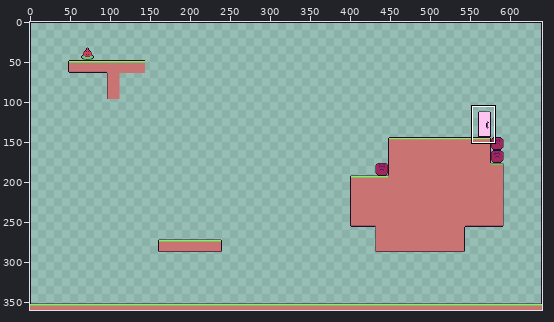
Two versions of one pixel-art file, src/assets/title.aseprite. The first picture is a wide view before the edit; the outline marks the close-up.
Close-up. Earlier state:
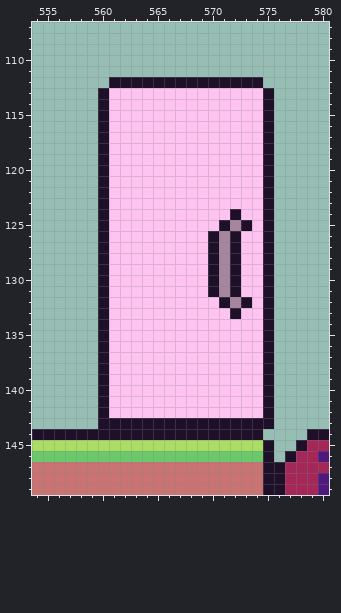
640x360 pixels, 1 frame. Shown: x 554..580, y 107..149. The commit also changed other parts of the picture, which this record leaves out.
And afterwards:
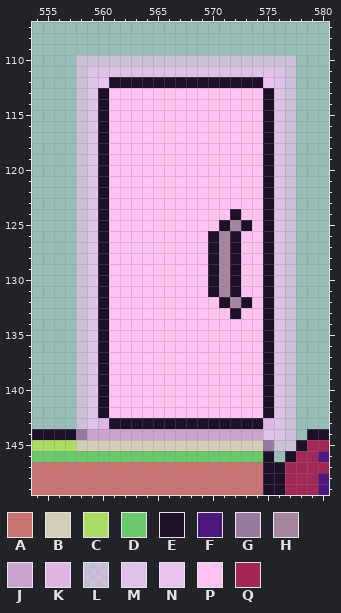
Palette (. is transparent): A #c97373  B #d2ceb7  C #abdd64  D #6bc96c  E #1f102a  F #4e187c  G #98799f  H #a6859f  J #caa4cf  K #dfb6e3  L #eec3f296  M #eec3f2d4  N #eec3f2ed  P #ffc3f2  Q #a32858
Change:
{"change": "layer \"Layer 1\" now hidden"}
{"change": "layer \"Layer 2\" added"}
{"where": "layer \"Layer 2\""}
{"y":110,"x":558,"old":"....................","new":"LLLLLLLLLLLLLLLLLLLL"}
{"y":111,"x":558,"old":"....................","new":"LMMMMMMMMMMMMMMMMMML"}
{"y":112,"x":558,"old":"...","new":"LMN"}
{"y":112,"x":575,"old":"...","new":"NML"}
{"y":113,"x":558,"old":"..","new":"LM"}
{"y":113,"x":576,"old":"..","new":"ML"}
{"y":114,"x":558,"old":"..","new":"LM"}
{"y":114,"x":576,"old":"..","new":"ML"}
{"y":115,"x":558,"old":"..","new":"LM"}
{"y":115,"x":576,"old":"..","new":"ML"}
{"y":116,"x":558,"old":"..","new":"LM"}
{"y":116,"x":576,"old":"..","new":"ML"}
{"y":117,"x":558,"old":"..","new":"LM"}
{"y":117,"x":576,"old":"..","new":"ML"}
{"y":118,"x":558,"old":"..","new":"LM"}
{"y":118,"x":576,"old":"..","new":"ML"}
{"y":119,"x":558,"old":"..","new":"LM"}
{"y":119,"x":576,"old":"..","new":"ML"}
{"y":120,"x":558,"old":"..","new":"LM"}
{"y":120,"x":576,"old":"..","new":"ML"}
{"y":121,"x":558,"old":"..","new":"LM"}
{"y":121,"x":576,"old":"..","new":"ML"}
{"y":122,"x":558,"old":"..","new":"LM"}
{"y":122,"x":576,"old":"..","new":"ML"}
{"y":123,"x":558,"old":"..","new":"LM"}
{"y":123,"x":576,"old":"..","new":"ML"}
{"y":124,"x":558,"old":"..","new":"LM"}
{"y":124,"x":576,"old":"..","new":"ML"}
{"y":125,"x":558,"old":"..","new":"LM"}
{"y":125,"x":576,"old":"..","new":"ML"}
{"y":126,"x":558,"old":"..","new":"LM"}
{"y":126,"x":576,"old":"..","new":"ML"}
{"y":127,"x":558,"old":"..","new":"LM"}
{"y":127,"x":576,"old":"..","new":"ML"}
{"y":128,"x":558,"old":"..","new":"LM"}
{"y":128,"x":576,"old":"..","new":"ML"}
{"y":129,"x":558,"old":"..","new":"LM"}
{"y":129,"x":576,"old":"..","new":"ML"}
{"y":130,"x":558,"old":"..","new":"LM"}
{"y":130,"x":576,"old":"..","new":"ML"}
{"y":131,"x":558,"old":"..","new":"LM"}
{"y":131,"x":576,"old":"..","new":"ML"}
{"y":132,"x":558,"old":"..","new":"LM"}
{"y":132,"x":576,"old":"..","new":"ML"}
{"y":133,"x":558,"old":"..","new":"LM"}
{"y":133,"x":576,"old":"..","new":"ML"}
{"y":134,"x":558,"old":"..","new":"LM"}
{"y":134,"x":576,"old":"..","new":"ML"}
{"y":135,"x":558,"old":"..","new":"LM"}
{"y":135,"x":576,"old":"..","new":"ML"}
{"y":136,"x":558,"old":"..","new":"LM"}
{"y":136,"x":576,"old":"..","new":"ML"}
{"y":137,"x":558,"old":"..","new":"LM"}
{"y":137,"x":576,"old":"..","new":"ML"}
{"y":138,"x":558,"old":"..","new":"LM"}
{"y":138,"x":576,"old":"..","new":"ML"}
{"y":139,"x":558,"old":"..","new":"LM"}
{"y":139,"x":576,"old":"..","new":"ML"}
{"y":140,"x":558,"old":"..","new":"LM"}
{"y":140,"x":576,"old":"..","new":"ML"}
{"y":141,"x":558,"old":"..","new":"LM"}
{"y":141,"x":576,"old":"..","new":"ML"}
{"y":142,"x":558,"old":"..","new":"LM"}
{"y":142,"x":576,"old":"..","new":"ML"}
{"y":143,"x":558,"old":"..E","new":"LMK"}
{"y":143,"x":575,"old":"E..","new":"KML"}
{"y":144,"x":558,"old":"EEEEEEEEEEEEEEEEE...","new":"GJJJJJJJJJJJJJJJJMML"}
{"y":145,"x":558,"old":"CCCCCCCCCCCCCCCCCE..","new":"BBBBBBBBBBBBBBBBBGLL"}
{"label":"changed","picture_box":[76,55,296,451]}
